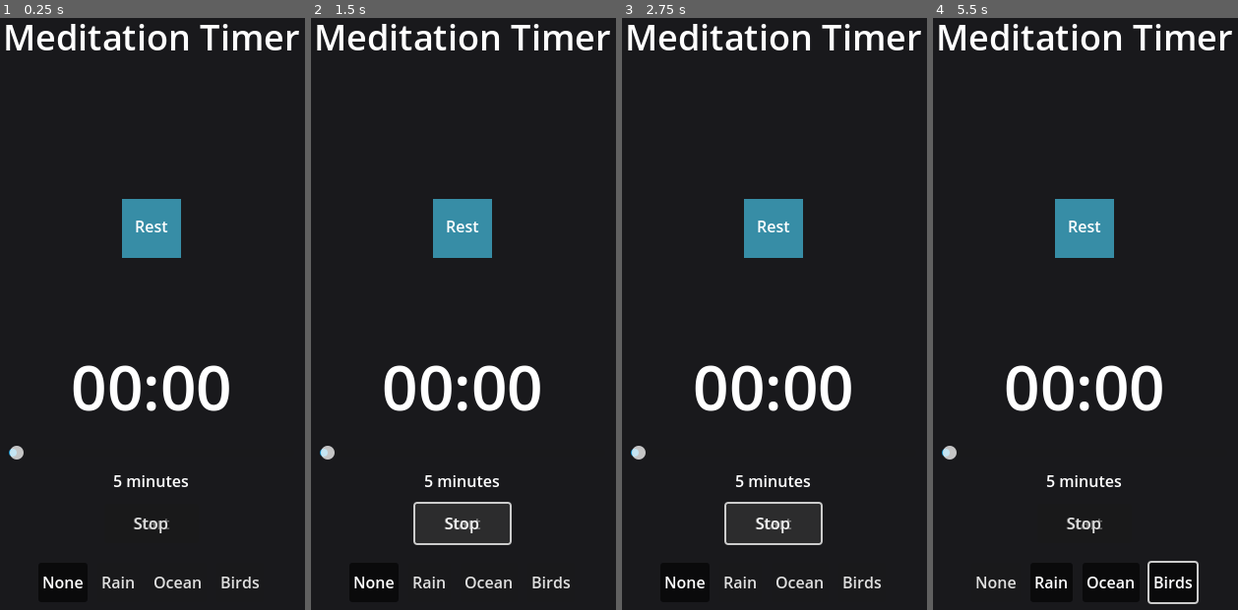
Above: before the commit, frames 1-4 (left to right).
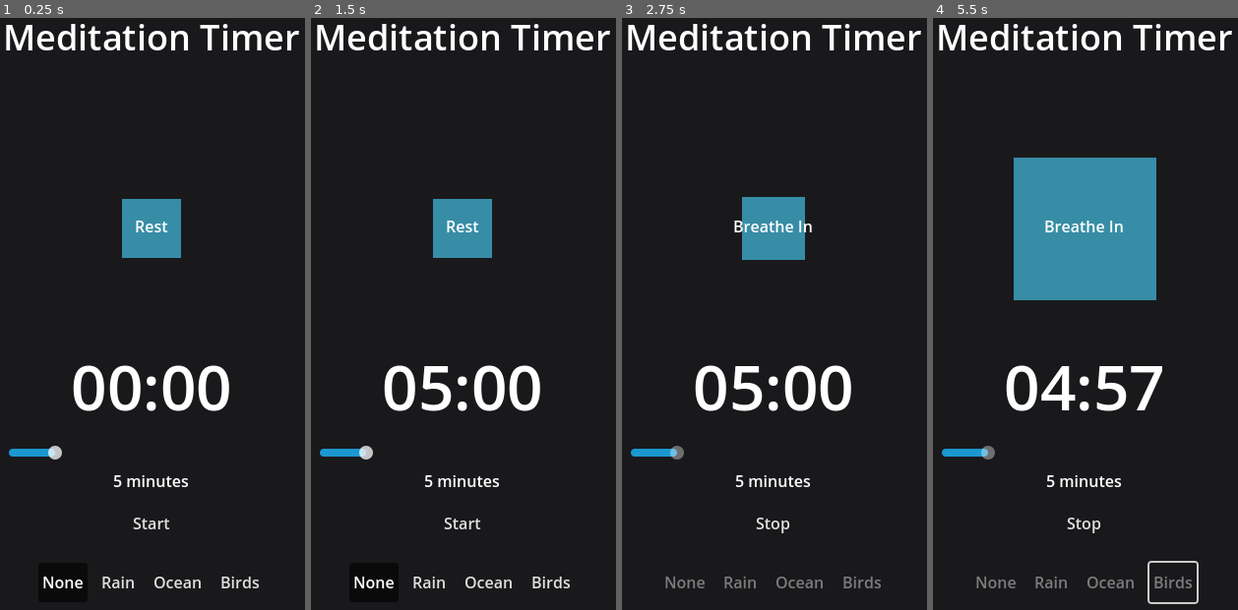
Above: after the commit, the same moments.

Repository: SantonyChoi/one-saas-per-day
Game: Godot game, scene res://meditation_timer/meditation_scene.tscn
Same seed, same stepped clock (60 frames per second), same inputs: the game is played once before the commit and once after it.
Inputs (mouse positions are in pixels of both pictures, inside the frame that each line leads up to):
- Up to frame 1 (0.25 s): no input
- Up to frame 2 (1.5 s): click "Start" at 0.5 s; click "Stop" at 1.25 s
- Up to frame 3 (2.75 s): click "Start" at 2 s
- Up to frame 4 (5.5 s): click (997, 580) at 2.75 s, where only the run before the commit has a clickable "None"; click (1051, 580) at 3.5 s, where only the run before the commit has a clickable "Rain"; click (1109, 580) at 4.25 s, where only the run before the commit has a clickable "Ocean"; click (1173, 580) at 5 s, where only the run before the commit has a clickable "Birds"

The runs differ from the first frame. In frame 1, 0.4% of the frame differs, in the area x 3-56%, y 72-88%; in frame 2, 1.0%; in frame 3, 2.0%; in frame 4, 12%, in the area x 3-85%, y 23-97%.
Error before the commit: Parse Error: Class "MeditationUIController" hides a global script class. (res://meditation_timer/meditation_ui_controller.gd:1)

Commit message:
Refactor sound management and UI controller for improved functionality
- Enhance meditation session start and stop processes with sound delays for better user experience
- Update sound generator to ensure smooth transitions between sound types and prevent glitches
- Adjust bell sound generation parameters for a more pleasant auditory experience
- Rename MeditationUIController to MainUIController for clarity in code structure
- Introduce safety measures for sound playback to avoid abrupt interruptions

Diff:
--- a/meditation-timer/meditation_timer/meditation_ui_controller.gd
+++ b/meditation-timer/meditation_timer/meditation_ui_controller.gd
@@ -139,13 +139,31 @@
 # Start button handler
 func _on_start_button_pressed() -> void:
 	var duration_minutes = duration_options[current_duration_index]
+
+	# First play the bell sound and wait a short time for it to start
+	sound_manager.play_bell()
+
+	# Small delay to let the bell sound start properly
+	await get_tree().create_timer(0.1).timeout
+
+	# Then start the session
 	meditation_session.start_session(duration_minutes)
-	sound_manager.play_bell()  # Play bell on session start
 
 # Stop button handler
 func _on_stop_button_pressed() -> void:
+	# First end the session
 	meditation_session.end_session()
-	sound_manager.play_bell()  # Play bell on session end
+
+	# Small delay before playing bell
+	await get_tree().create_timer(0.1).timeout
+
+	# Then play the bell
+	sound_manager.play_bell()
+
+	# Restore ambient sound if needed after a short delay
+	await get_tree().create_timer(0.3).timeout
+	if current_sound_name != "none":
+		sound_manager.set_sound(current_sound_name)
 
 # Sound button handler
 func _on_sound_button_pressed(index: int) -> void:
--- a/meditation-timer/meditation_timer/sound_generator.gd
+++ b/meditation-timer/meditation_timer/sound_generator.gd
@@ -94,14 +94,25 @@
 
 # Set the type of sound to generate
 func set_sound_type(type: String) -> void:
+	var previous_type = current_sound_type
+
 	match type:
 		"rain": current_sound_type = SoundType.RAIN
 		"ocean": current_sound_type = SoundType.OCEAN
 		"birds": current_sound_type = SoundType.BIRDS
 		"none":
-			# Just clear buffer when setting to none
+			current_sound_type = SoundType.RAIN  # Default to rain but with zero amplitude
 			_clear_ambient_buffer()
+			return  # Early return for none
 		_: current_sound_type = SoundType.RAIN
+
+	# If changing sound types, reset phase variables for smooth transition
+	if previous_type != current_sound_type:
+		ambient_phase = 0.0
+		if current_sound_type == SoundType.BIRDS:
+			bird_chirp_timer = 0.5  # Start first chirp soon
+		elif current_sound_type == SoundType.OCEAN:
+			wave_phase = 0.0  # Reset wave phase
 
 # Fill the ambient sound buffer
 func _fill_ambient_buffer() -> void:
@@ -167,16 +178,32 @@
 
 # Reset ambient generator state
 func reset_ambient_generator() -> void:
+	# Stop any in-progress generation
+	if ambient_playback:
+		# First clear buffer to prevent glitches
+		_clear_ambient_buffer()
+		if ambient_player and ambient_player.playing and not ambient_player.stream_paused:
+			# Push silence to the buffer before nullifying the playback
+			ambient_playback.push_buffer(ambient_buffer.slice(0, buffer_size/4))
+
+	# Reset state
 	ambient_playback = null
 	ambient_phase = 0.0
 	wave_phase = 0.0
 	bird_chirp_timer = 0.0
-	_clear_ambient_buffer()
 
 # Reset bell generator state
 func reset_bell_generator() -> void:
+	# Stop any in-progress generation
+	if bell_playback:
+		# First clear buffer to prevent glitches
+		_clear_bell_buffer()
+		if bell_player and bell_player.playing and not bell_player.stream_paused:
+			# Push silence to the buffer before nullifying the playback
+			bell_playback.push_buffer(bell_buffer.slice(0, buffer_size/4))
+
+	# Reset state
 	bell_playback = null
-	_clear_bell_buffer()
 
 # Improved rain sound generator with better filtering
 func _generate_rain(frames: int) -> void:
@@ -280,28 +307,33 @@
 # Bell sound with improved harmonics
 func _generate_bell(frames: int) -> void:
 	# Bell parameters
-	var base_freq = 440.0  # Base frequency (A4)
-	var decay = 2.0        # Decay rate
+	var base_freq = 320.0  # Lower frequency (E4) for a more pleasant bell
+	var decay = 5.0        # Faster decay rate to prevent lingering
 
 	for i in range(frames):
 		var t = float(i) / 44100.0
 
+		# Use exponential envelope with delay to avoid clicking
+		var envelope = exp(-t * decay) * bell_amplitude
+		if t < 0.002:  # Gentle attack to prevent clicks
+			envelope *= t / 0.002
+
 		# Main tone with decay
-		var main_tone = sin(t * base_freq * TAU) * exp(-t * decay) * bell_amplitude
-
-		# Add harmonics for a richer bell sound
-		var harmonic1 = sin(t * base_freq * 2.0 * TAU) * exp(-t * decay * 1.5) * bell_amplitude * 0.5
-		var harmonic2 = sin(t * base_freq * 3.0 * TAU) * exp(-t * decay * 2.0) * bell_amplitude * 0.25
-		var harmonic3 = sin(t * base_freq * 4.2 * TAU) * exp(-t * decay * 2.5) * bell_amplitude * 0.125
-
-		# Slight detuning for more natural sound
-		var detuned = sin(t * base_freq * 1.003 * TAU) * exp(-t * decay * 1.1) * bell_amplitude * 0.3
+		var main_tone = sin(t * base_freq * TAU) * envelope
+
+		# More harmonious partials for a softer bell sound
+		var harmonic1 = sin(t * base_freq * 2.0 * TAU) * exp(-t * decay * 1.8) * bell_amplitude * 0.4
+		var harmonic2 = sin(t * base_freq * 3.0 * TAU) * exp(-t * decay * 2.2) * bell_amplitude * 0.2
+		var harmonic3 = sin(t * base_freq * 5.0 * TAU) * exp(-t * decay * 2.5) * bell_amplitude * 0.1
+
+		# Remove the detuned sound which can cause harshness
+		# var detuned = sin(t * base_freq * 1.003 * TAU) * exp(-t * decay * 1.1) * bell_amplitude * 0.3
 
 		# Combine all partials
-		var value = main_tone + harmonic1 + harmonic2 + harmonic3 + detuned
+		var value = main_tone + harmonic1 + harmonic2 + harmonic3
 
 		# Apply a slight stereo widening
-		var stereo_width = 0.1
+		var stereo_width = 0.05  # Reduce stereo width for more focused sound
 		bell_buffer[i] = Vector2(
 			value * (1.0 - stereo_width),
 			value * (1.0 + stereo_width)
--- a/meditation-timer/meditation_timer/sound_manager.gd
+++ b/meditation-timer/meditation_timer/sound_manager.gd
@@ -56,13 +56,23 @@
 	# Create and configure bell stream
 	var bell_stream = AudioStreamGenerator.new()
 	bell_stream.mix_rate = sample_rate
-	bell_stream.buffer_length = buffer_length_seconds * 0.5  # Shorter buffer for bell
+	bell_stream.buffer_length = buffer_length_seconds * 0.25  # Shorter buffer for bell for less latency
 	bell_player.stream = bell_stream
+
+	# Set reasonable default volumes
+	ambient_player.volume_db = -3.0
+	bell_player.volume_db = -6.0
 
 	_streams_initialized = true
 
 # Set the ambient sound type
 func set_sound(sound_name: String) -> void:
+	# If setting same sound, just make sure it's playing
+	if sound_name == current_sound_name and sound_name != "none":
+		if not ambient_player.playing:
+			ambient_player.play()
+		return
+
 	# Stop current sound if playing and it's different
 	if ambient_player.playing and sound_name != current_sound_name:
 		stop_ambient()
@@ -97,24 +107,43 @@
 
 # Play the bell sound
 func play_bell() -> void:
-	# Stop any existing bell sound
+	# First ensure any lingering bell sounds are completely stopped
 	if bell_player.playing:
 		bell_player.stop()
 		sound_generator.reset_bell_generator()
+		# Wait for audio system to catch up
 		await get_tree().process_frame
+		await get_tree().process_frame  # Wait two frames to be extra safe
 
 	# Ensure the stream is properly initialized
 	if not _streams_initialized:
 		initialize_audio_streams()
 
+	# Set bell volume to a reasonable level to avoid harshness
+	bell_player.volume_db = -6.0
+
 	# Play the bell
 	bell_player.play()
 	bell_played.emit()
 
+	# Set a safety timer to ensure bell stops after maximum duration
+	var bell_timer = get_tree().create_timer(3.0)
+	bell_timer.timeout.connect(func():
+		if bell_player.playing:
+			bell_player.stop()
+			sound_generator.reset_bell_generator()
+	)
+
 # Stop the ambient sound
 func stop_ambient() -> void:
 	if ambient_player.playing:
+		# First pause to avoid glitches
+		ambient_player.stream_paused = true
+		await get_tree().process_frame
+
+		# Then stop completely
 		ambient_player.stop()
+
 		# Reset sound generator state to prevent artifacts
 		sound_generator.reset_ambient_generator()
 		current_sound_name = "none"
@@ -143,5 +172,18 @@
 
 # Handle bell player finished
 func _on_bell_player_finished() -> void:
+	# Double-check that bell is properly stopped
+	if bell_player.playing:
+		bell_player.stop()
+
 	# Reset sound generator state
 	sound_generator.reset_bell_generator()
+
+	# Ensure the ambient sound can continue cleanly
+	if current_sound_name != "none" and not ambient_player.playing:
+		# Re-initialize stream if needed
+		if not ambient_player.stream:
+			initialize_audio_streams()
+
+		# Restart ambient sound
+		ambient_player.play()
--- a/meditation-timer/meditation_timer/ui_controller.gd
+++ b/meditation-timer/meditation_timer/ui_controller.gd
@@ -1,4 +1,4 @@
-class_name MeditationUIController
+class_name MainUIController
 extends Control
 
 # Core components
Not shown, added: meditation-timer/meditation_timer/meditation_ui_controller.gd.uid
